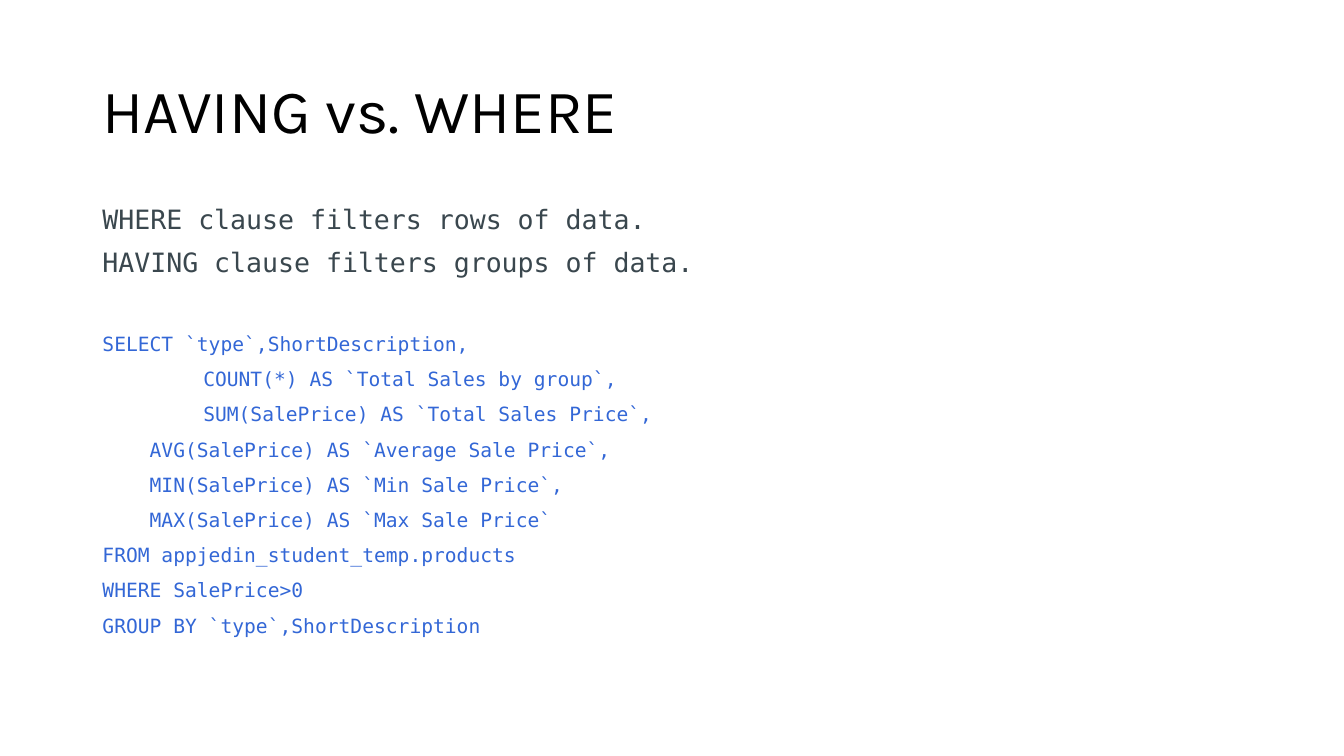
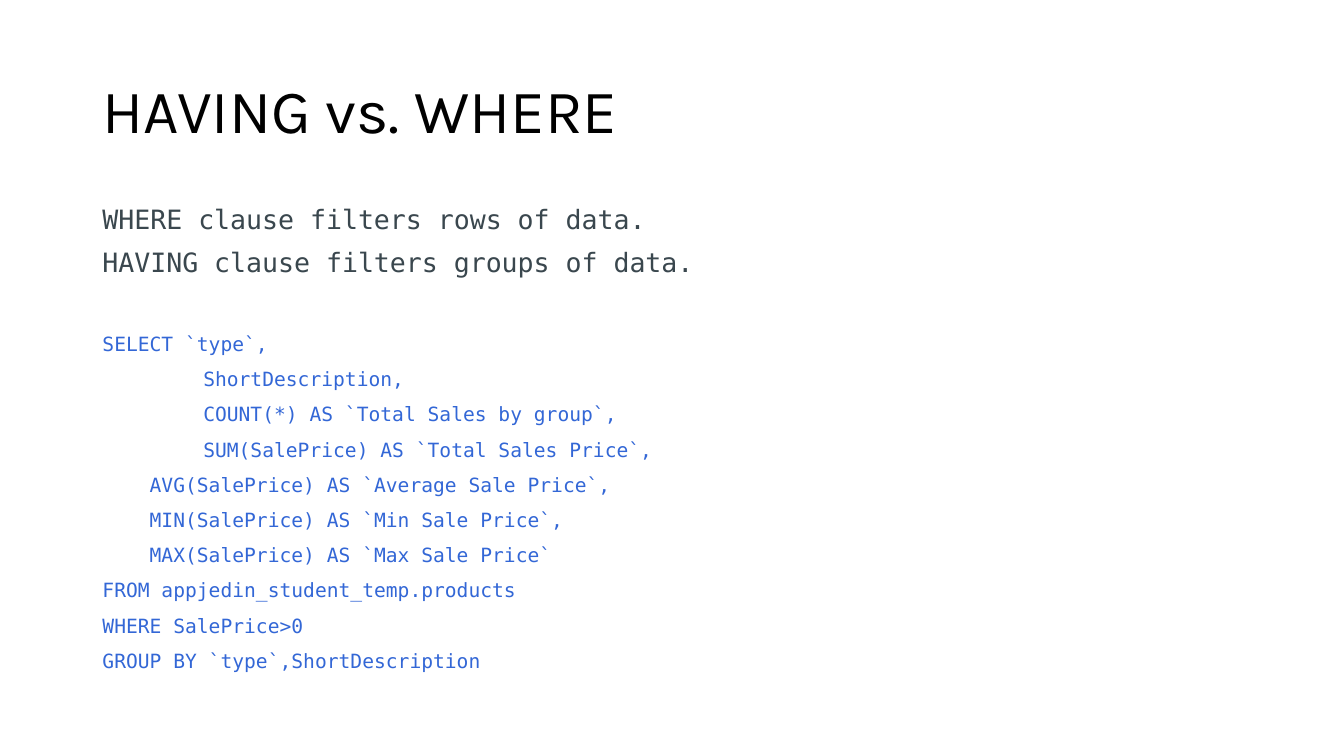
Before and after one commit to appjedi/youtube, a slide deck: slide 19 of SQL/Intro To SQL Day 4.pptx. Drawn at 1344x756 pixels with LibreOffice and Linux fonts; fonts in the diff are those of the drawing. Boxes give left, top, right and bottom in pixels: in the first picture for what was removed or moved away, otherwise in the second. Text is boxed around its words. In the diff, an @@ line names an element or a change of style, - is before the commit and + after.

```diff
--- a/SQL/Intro To SQL Day 4.pptx
+++ b/SQL/Intro To SQL Day 4.pptx
@@ text at (x1=102, y1=335, x2=404, y2=390): text changed @@
-SELECT `type`,ShortDescription,
+SELECT `type`,
+ShortDescription,
```
Also in this commit, not shown: 3 other files.
